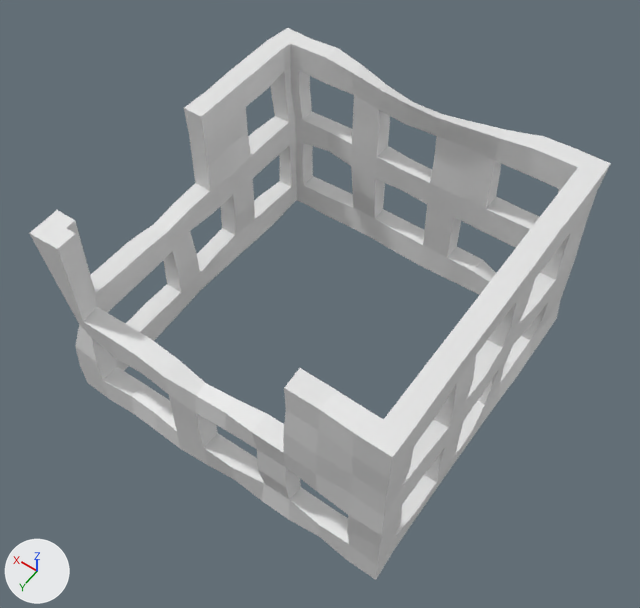
What one commit did to the FBX model Assets/MVP/house_2.fbx.
The view is the same before and after, from a 50 mm lens placed at (56.4, -29.31, 17.02), pointed at (63.13, -38.74, 2.2). The axes (+X, +Y, +Z) are drawn at lower left. The lights are the same throughout. Where no turn or scale is listed for an object, it has been applied to the vertices.
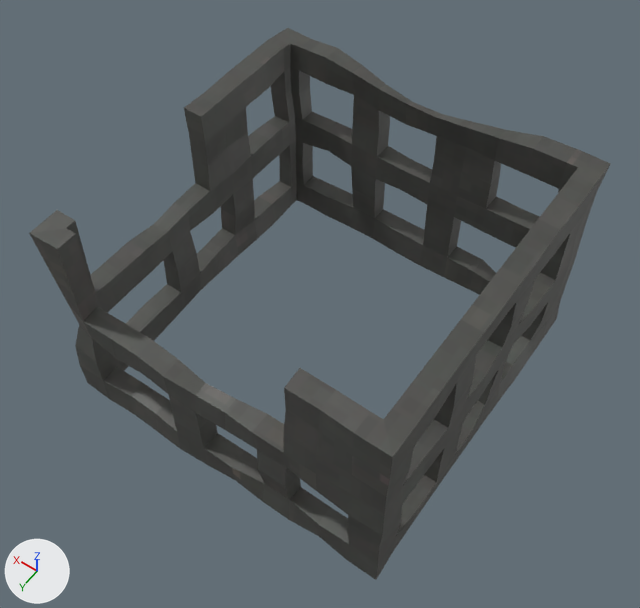
What the commit changed:
Picture 'house.png' (img_house_png) is new.
Material 'Material.001' (mat_material_001) is new.
Its texture is img_house_png.
me_cube_033 has 588 vertices, 626 faces and spans x -3.97..4.01, y -4.02..3.98, z -0.03..5.04.
me_cube_033 now uses material mat_material_001 (picture img_house_png).

Pixel boxes [x1, y1, x2, y2] of what changed, in the pictures (640 x 608 px):
'Cube.032', recoloured (white to grey)
    both: [29, 28, 611, 580]
